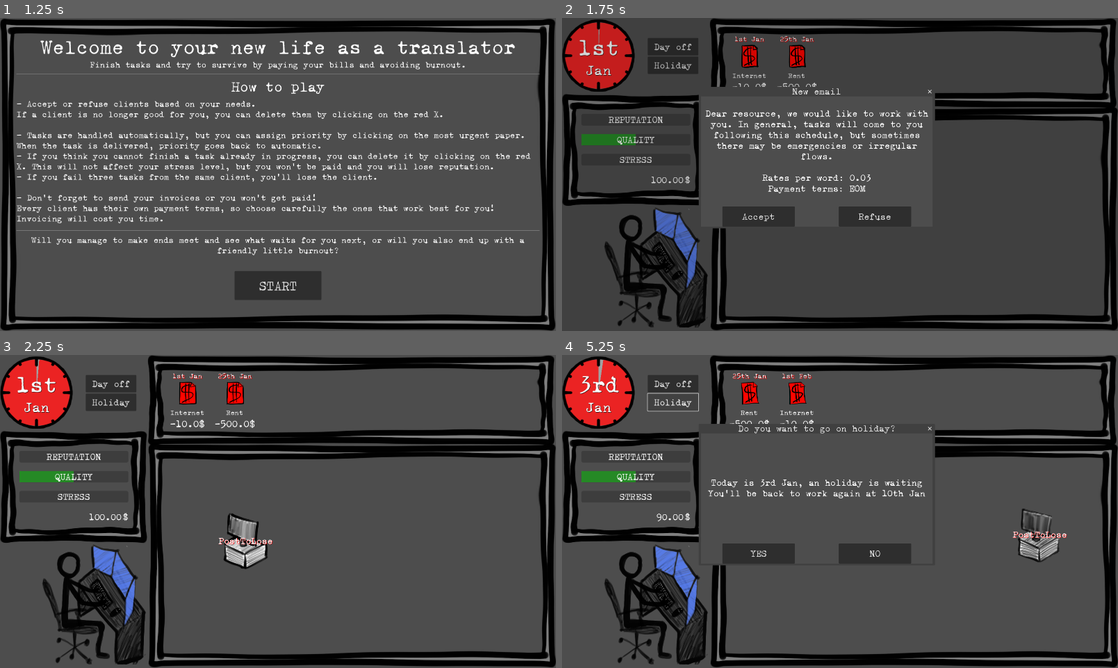
Above: before the commit, frames 1-4 (two rows, left to right).
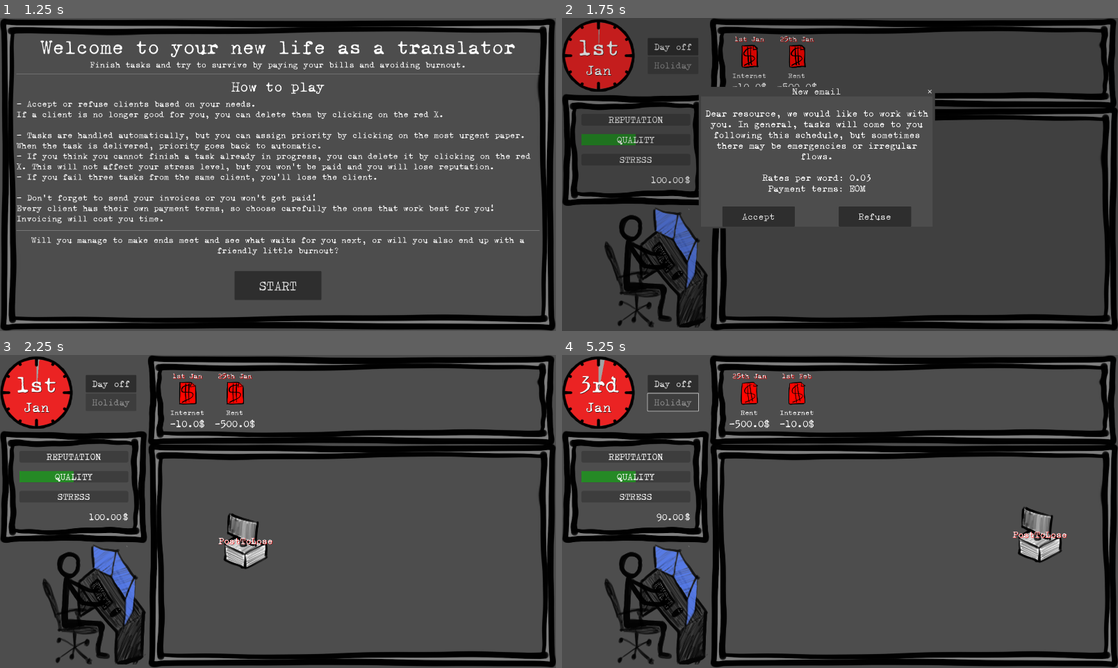
Above: after the commit, the same moments.

Repository: ildede/game-off-2025
Game: Godot game, scene res://scenes/game/screens/splash_screen/splash.tscn
Two runs of this game, one before a commit and one after it. Both use one fixed random seed, a clock stepped at 60 frames per second and the inputs below.
Inputs (mouse positions are in pixels of both pictures, inside the frame that each line leads up to):
- Up to frame 1 (1.25 s): click "LET'S GO!" at 0.5 s
- Up to frame 2 (1.75 s): click "START" at 1.25 s
- Up to frame 3 (2.25 s): click "Accept" at 2 s
- Up to frame 4 (5.25 s): click "Day off" at 2.75 s; click "YES" at 3.5 s; click "CONTINUE" at 4.25 s; click (673, 401) at 5 s, where only the run before the commit has a clickable "Holiday"

Frame 1 is identical in both runs. In frame 2, less than 0.1% of the frame differs, in the area x 16-24%, y 14-17%; in frame 3, less than 0.1%; in frame 4, 7.8%, in the area x 6-90%, y 1-68%.

Commit message:
feat: enable/disable holiday button based on tasks and money

Diff:
--- a/autoloads/global.gd
+++ b/autoloads/global.gd
@@ -24,10 +24,11 @@
 func _ready() -> void:
 	print("[GLOBAL] _ready")
 	new_client_accepted.connect(handle_new_client_accepted)
-	#client_send_task.connect(handle_client_send_task)
+	client_send_task.connect(handle_client_send_task)
 	letter_hit_task.connect(handle_letter_hit_task)
 	task_finished.connect(handle_task_finished)
 	task_failed.connect(handle_task_failed)
+	task_deleted.connect(handle_task_deleted)
 	update_reputation.connect(handle_update_reputation)
 	update_stress.connect(handle_update_stress)
 	update_quality.connect(handle_update_quality)
@@ -44,7 +45,7 @@
 
 func handle_client_send_task(_task: Task) -> void:
 	print("[GLOBAL] handle_client_send_task")
-	game_state.task_received += 1
+	ui_update.emit()
 
 func handle_letter_hit_task(letter: Letter, task: Task) -> void:
 	#print("[GLOBAL] handle_letter_hit_task")
@@ -61,6 +62,10 @@
 func handle_task_failed(_id: int) -> void:
 	print("[GLOBAL] handle_task_failed")
 	game_state.task_failed += 1
+	ui_update.emit()
+
+func handle_task_deleted(_id: int) -> void:
+	print("[GLOBAL] handle_task_deleted")
 	ui_update.emit()
 
 func handle_update_reputation(value: float) -> void:
--- a/scenes/ui/customizable_popup_message/customizable_popup_message.gd
+++ b/scenes/ui/customizable_popup_message/customizable_popup_message.gd
@@ -10,6 +10,7 @@
 class PopupButton:
 	var text: String = ""
 	var action: Callable = func():pass
+	var disabled: bool = false
 
 func show_popup(popup_data: PopupData) -> void:
 	title = popup_data.title
@@ -27,6 +28,7 @@
 		b.pressed.connect(func():_closing_function(button.action))
 		b.size_flags_horizontal = Control.SIZE_SHRINK_CENTER + Control.SIZE_EXPAND
 		b.custom_minimum_size = Vector2(250,70)
+		b.disabled = button.disabled
 		$GridContainer/GridContainer.add_child(b)
 
 	close_requested.connect(func():_closing_function(popup_data.on_close))
--- a/scenes/ui/game_information/game_information.gd
+++ b/scenes/ui/game_information/game_information.gd
@@ -33,27 +33,44 @@
 	events_panel.update_events(events)
 	if Global.game_state.ongoing_task.is_empty():
 		$ClockAndButtons/Buttons/DayOff.disabled = false
-		$ClockAndButtons/Buttons/Holiday.disabled = false
+		if Global.game_state.money < 500:
+			$ClockAndButtons/Buttons/Holiday.disabled = true
+			$ClockAndButtons/Buttons/Holiday.tooltip_text = "You wished, you need at least 500$"
+		else:
+			$ClockAndButtons/Buttons/Holiday.disabled = false
 	else:
 		$ClockAndButtons/Buttons/DayOff.disabled = true
+		$ClockAndButtons/Buttons/DayOff.tooltip_text = "Not until you have ongoing tasks"
 		$ClockAndButtons/Buttons/Holiday.disabled = true
+		$ClockAndButtons/Buttons/Holiday.tooltip_text = "Not until you have ongoing tasks"
+
 
 func dispaly_holiday_message():
 	get_tree().paused = true
 	var popup_data = CustomizablePopupMessage.PopupData.new()
-	popup_data.title = "Do you want to go on holiday?"
+	popup_data.title = "Do you want to take a week of vacation?"
 	var message_lines: Array[String] = [
-		"Today is {day} {month}, an holiday is waiting".format(Global.get_current_date()),
-		"You'll be back to work again at {day} {month}".format(Global.day_number_to_date(Global.game_state.current_day+7))
+		"You won’t get any tasks for the rest of today and for the next 7 days.",
+		"Stress will be fully restored.",
+		"You will earn nothing, and you will have to pay the vacation cost: 500$.",
+		"Reputation won’t change."
 	]
 	popup_data.lines = message_lines
 
 	var accept_button = CustomizablePopupMessage.PopupButton.new()
-	accept_button.text = "YES"
-	accept_button.action = func():
-		Global.game_state.current_day += 6
-		Global.game_clock.start(0.01)
-		get_tree().paused = false
+	if Global.game_state.money >= 500:
+		accept_button.text = "YES"
+		accept_button.action = func():
+			Global.game_state.current_day += 6
+			Global.game_clock.start(0.01)
+			Global.update_money.emit(-500)
+			Global.update_stress.emit(-Global.game_state.stress)
+			get_tree().paused = false
+	else:
+		accept_button.text = "YOU WISHED"
+		accept_button.disabled = true
+		accept_button.action = func():
+			get_tree().paused = false
 
 	var postpone_button = CustomizablePopupMessage.PopupButton.new()
 	postpone_button.text = "NO"
@@ -68,10 +85,12 @@
 func dispaly_dayoff_message():
 	get_tree().paused = true
 	var popup_data = CustomizablePopupMessage.PopupData.new()
-	popup_data.title = "Do you want to go on holiday?"
+	popup_data.title = "Do you want to take a day off?"
 	var message_lines: Array[String] = [
-		"Today is {day} {month}, a Day off is waiting".format(Global.get_current_date()),
-		"You'll be back to work again at {day} {month}".format(Global.day_number_to_date(Global.game_state.current_day+2))
+		"You won’t get any tasks for the rest of today and for all tomorrow.",
+		"Stress will be restored by 5 points.",
+		"You will earn nothing, but you will also spend nothing.",
+		"Reputation won’t change."
 	]
 	popup_data.lines = message_lines
 
@@ -79,6 +98,7 @@
 	accept_button.text = "YES"
 	accept_button.action = func():
 		Global.game_state.current_day += 1
+		Global.update_stress.emit(-5)
 		Global.game_clock.start(0.01)
 		get_tree().paused = false
 
--- a/scenes/ui/game_information/game_information.tscn
+++ b/scenes/ui/game_information/game_information.tscn
@@ -52,6 +52,7 @@
 layout_mode = 2
 size_flags_horizontal = 6
 size_flags_vertical = 2
+tooltip_text = "A week to chill, no more stress"
 disabled = true
 text = "Holiday"
 
